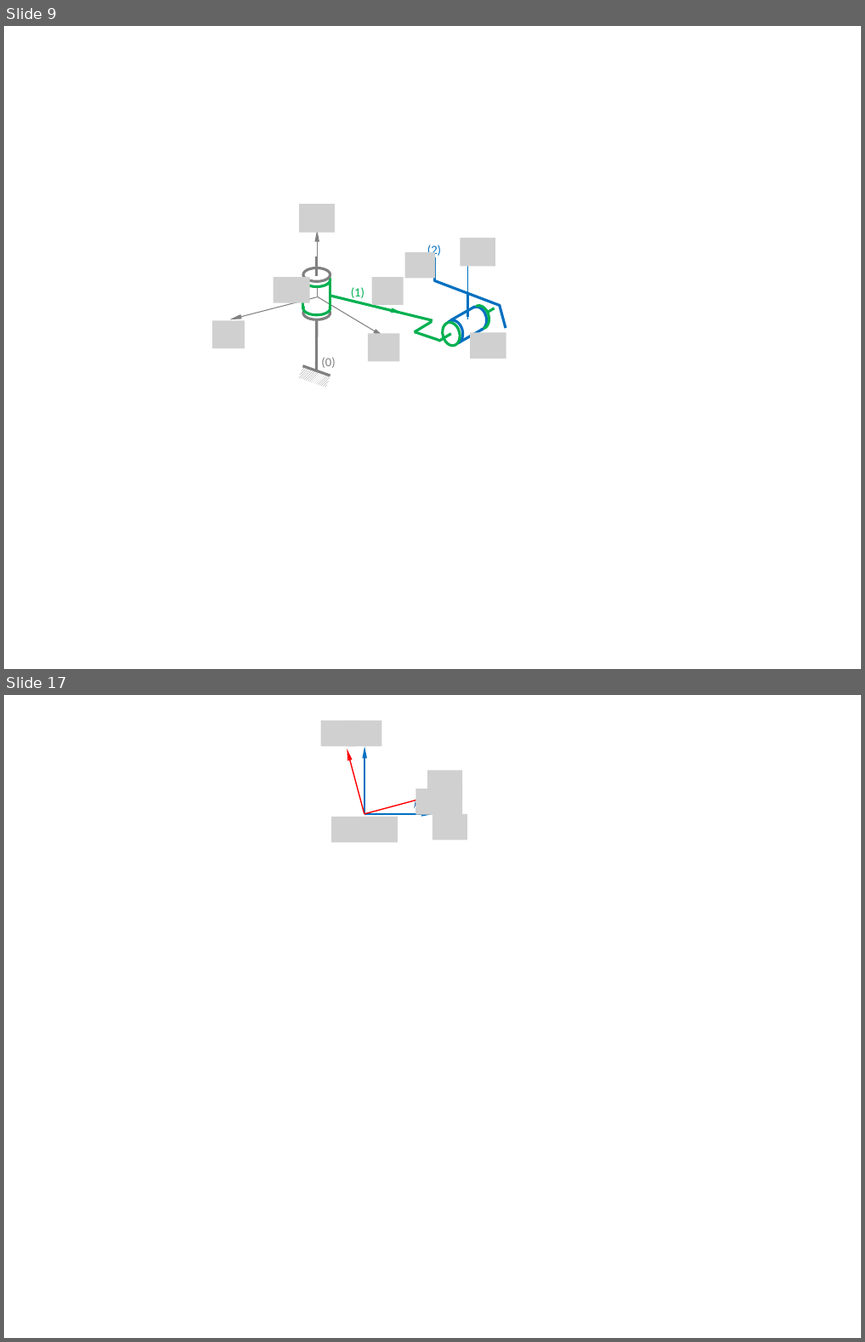
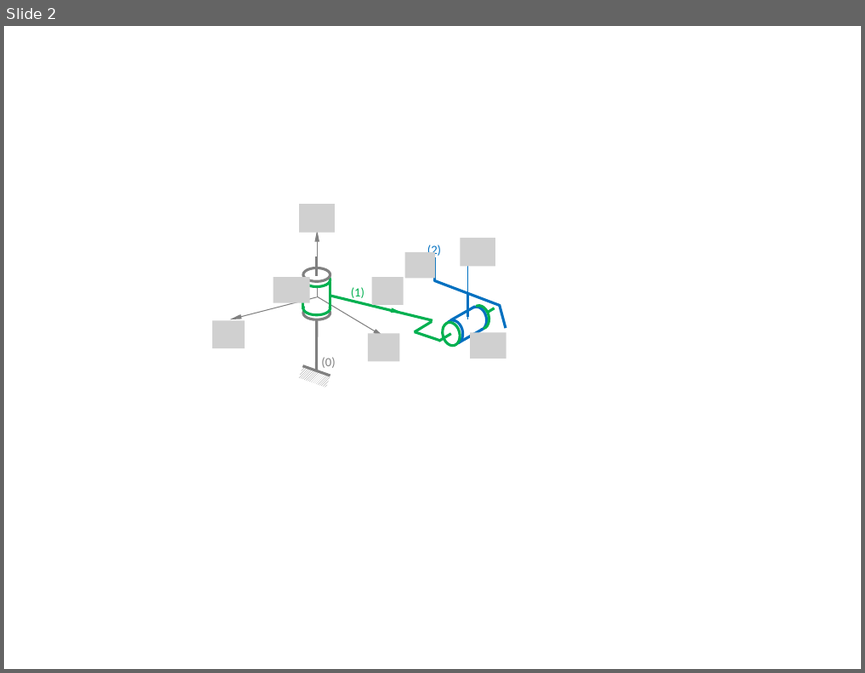
Before and after one commit to xpessoles/03_Etude_Cinematique_Systemes_Solides_Chaine_Energie_Analyser_Modeliser_Resoudre, a slide deck: 05_CinematiqueDuSolide/Applications_04_CentrifugeuseHumaine/png/Figure.pptx. Shown one above the other, each under a label of ours: slides 9 and 17 before the commit, slide 2 after it; the slides between them are not shown. The pictures are 865x1342 and 865x673 pixels, drawn with LibreOffice and Linux fonts; fonts in the diff are those of the drawing; grey boxes stand for pictures. Boxes give left, top, right and bottom in pixels: in the first picture for what was removed or moved away, otherwise in the second. Text is boxed around its words. In the diff, an @@ line names an element or a change of style, - is before the commit and + after.

```diff
--- a/05_CinematiqueDuSolide/Applications_04_CentrifugeuseHumaine/png/Figure.pptx
+++ b/05_CinematiqueDuSolide/Applications_04_CentrifugeuseHumaine/png/Figure.pptx
@@ slide 17 removed at [4, 695, 861, 1338], background #FFFFFF @@
@@ picture removed at [321, 721, 356, 746] @@
@@ picture removed at [347, 721, 382, 746] @@
@@ arc (boxed as its full ellipse) removed at [313, 760, 417, 868] @@
@@ arrow removed from (364, 814) to (347, 749) @@
@@ arrow removed from (364, 814) to (364, 746) @@
@@ picture removed at [427, 771, 462, 796] @@
@@ arrow removed from (364, 814) to (431, 796) @@
@@ picture removed at [416, 789, 462, 814] @@
@@ picture removed at [331, 817, 398, 842] @@
@@ arrow removed from (364, 814) to (433, 814) @@
@@ picture removed at [432, 814, 467, 839] @@
@@ what was slide 9 is now slide 2 @@
```
Also in this commit, not shown: 18 other slides removed, 3 other files.
